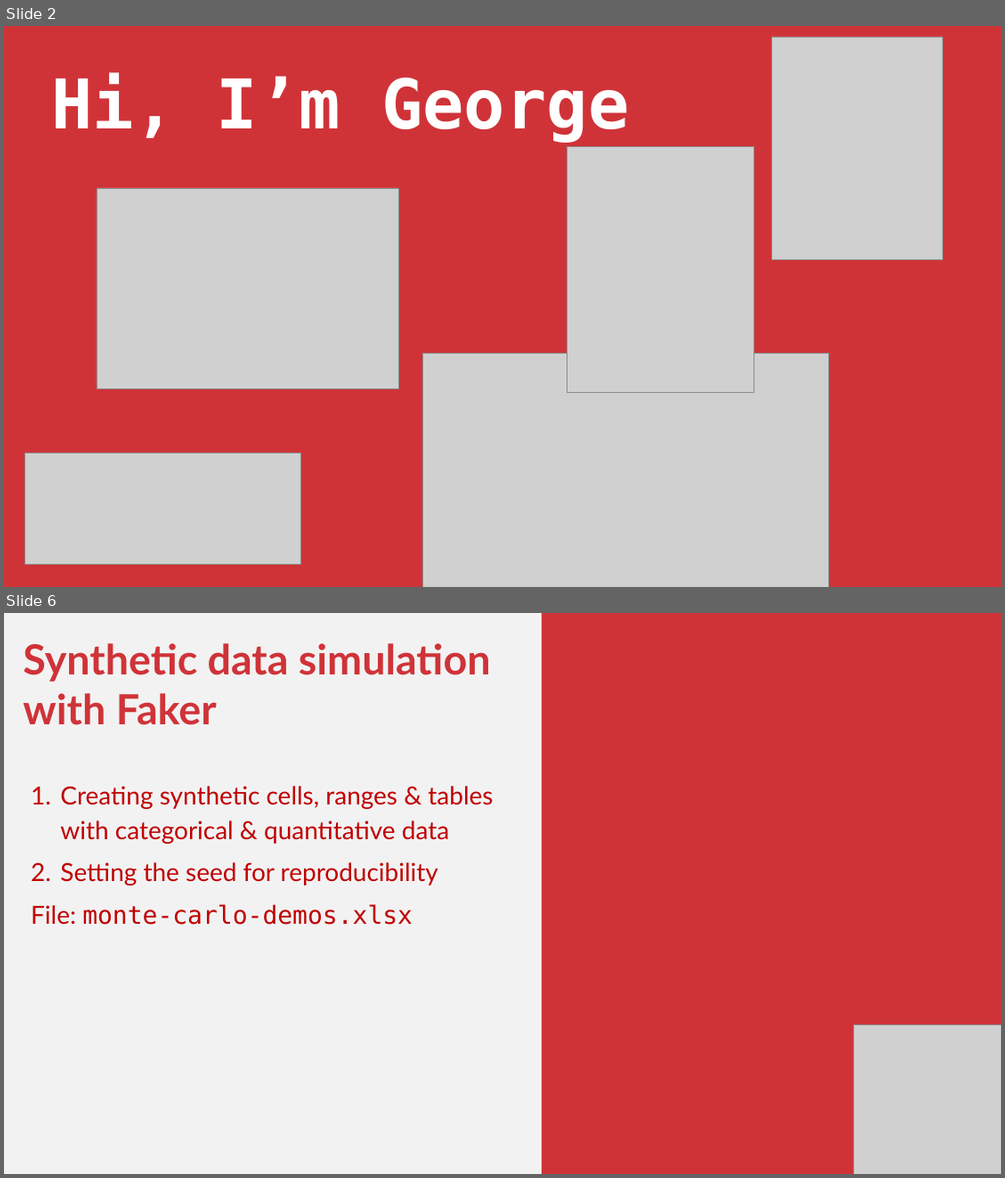
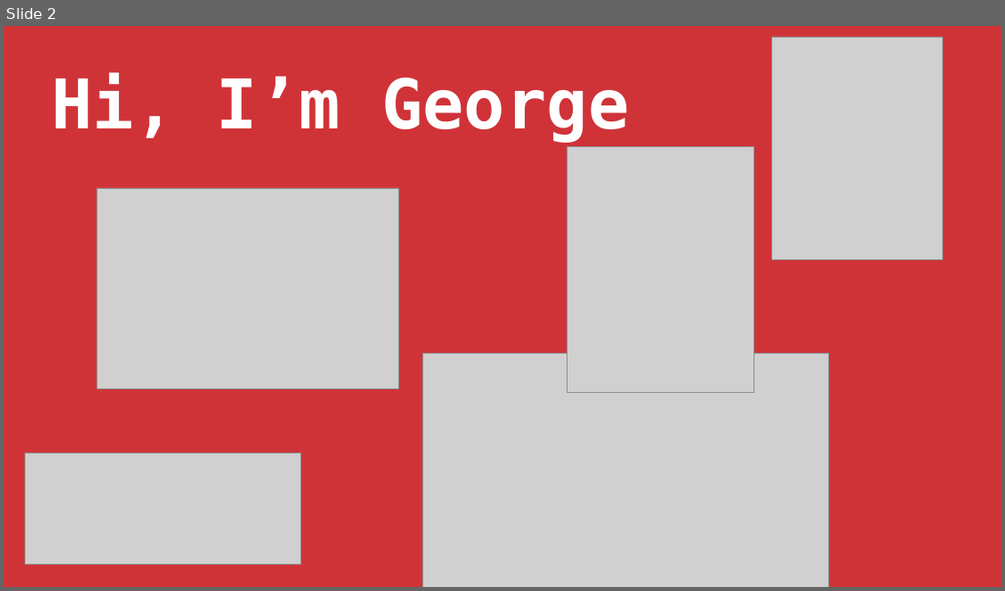
Before and after one commit to stringfestdata/first-steps-power-automate, a slide deck: first-steps-power-automate.pptx. Shown one above the other, each under a label of ours: slides 2 and 6 before the commit, slide 2 after it; the slides between them are not shown. The pictures are 1005x1178 and 1005x591 pixels, drawn with LibreOffice and Linux fonts; fonts in the diff are those of the drawing; grey boxes stand for pictures. Boxes give left, top, right and bottom in pixels: in the first picture for what was removed or moved away, otherwise in the second. Text is boxed around its words. In the diff, an @@ line names an element or a change of style, - is before the commit and + after.

```diff
--- a/first-steps-power-automate.pptx
+++ b/first-steps-power-automate.pptx
@@ slide 6 removed at (4,613,1001,1174), background #F2F2F2 @@
@@ rectangle removed at (542,613,1001,1174) @@
@@ text removed at (23,643,493,925) @@
-Synthetic data simulation with Faker
-1. Creating synthetic cells, ranges & tables with categorical & quantitative data
-2. Setting the seed for reproducibility
-File: monte-carlo-demos.xlsx
@@ picture removed at (853,1024,1001,1174) @@
```
Also in this commit, not shown: 2 slides changed, 3 slides added, 12 other slides removed.
